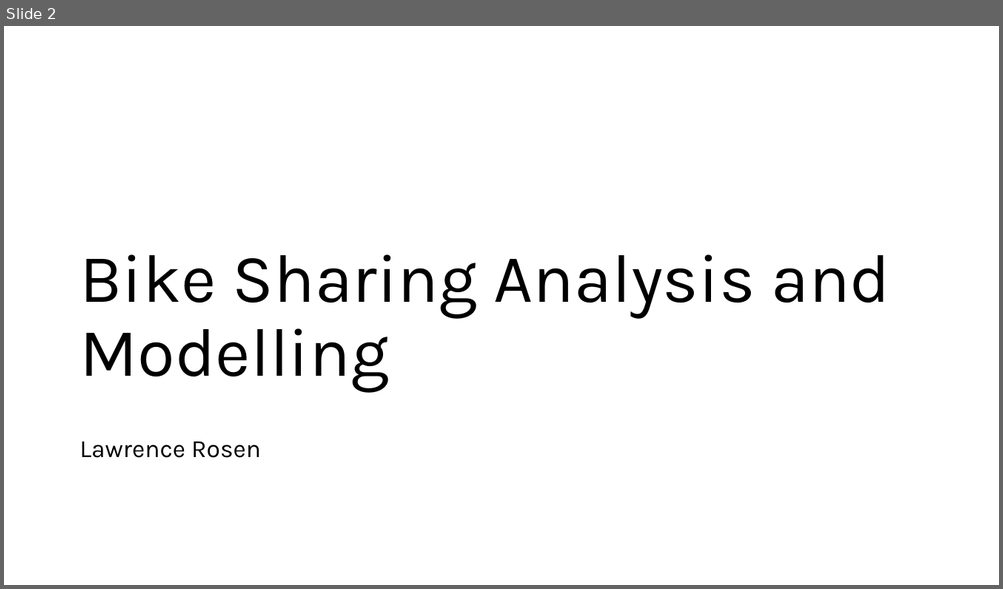
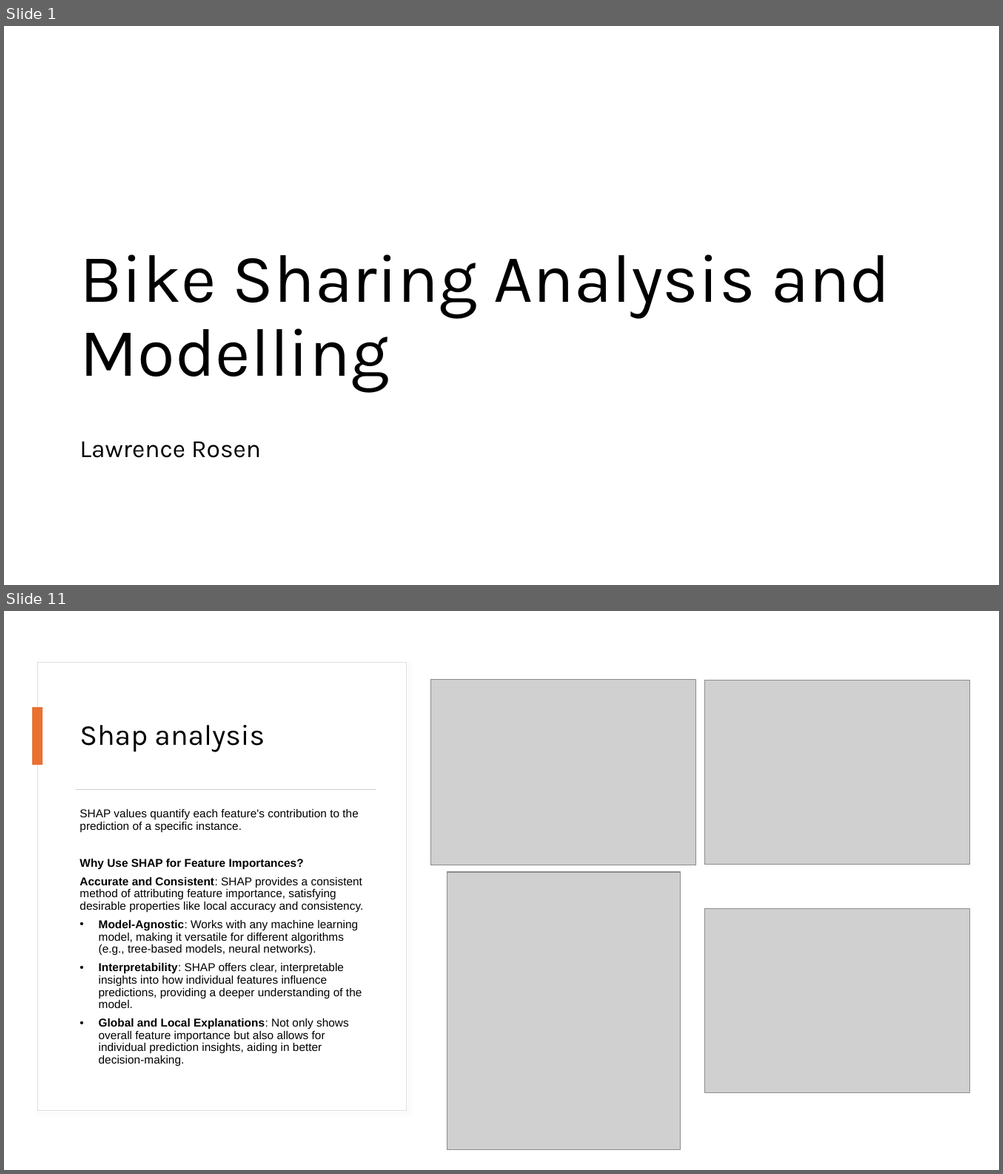
Before and after one commit to lrcode97/bike_demand_2025, a slide deck: presentation.pptx. Shown one above the other, each under a label of ours: slide 2 before the commit, slides 1 and 11 after it; the slides between them are not shown. The pictures are 1003x589 and 1003x1174 pixels, drawn with LibreOffice and Linux fonts; fonts in the diff are those of the drawing; grey boxes stand for pictures. Boxes give left, top, right and bottom in pixels: in the first picture for what was removed or moved away, otherwise in the second. Text is boxed around its words. In the diff, an @@ line names an element or a change of style, - is before the commit and + after.

```diff
--- a/presentation.pptx
+++ b/presentation.pptx
@@ slide 11 added at (4,611,999,1170), background #FFFFFF @@
@@ rectangle added at (37,663,406,1111), fill #FFFFFF, outline #DEDEDE 0.75 pt @@
@@ picture added at (431,680,696,866) @@
@@ picture added at (705,680,970,865) @@
@@ rectangle added at (32,707,42,765), fill #E97132 @@
@@ title added at (79,725,264,752), 28 pt, text #000000 @@
+Shap analysis
@@ rectangle added at (76,789,376,790), fill #D5D5D5 @@
@@ text added at (79,809,364,1066), 11 pt, text #000000 @@
+SHAP values quantify each feature's contribution to the prediction of a specific instance.
+Why Use SHAP for Feature Importances?
+Accurate and Consistent: SHAP provides a consistent method of attributing feature importance, satisfying desirable properties like local accuracy and consistency.
+• Model-Agnostic: Works with any machine learning model, making it versatile for different algorithms (e.g., tree-based models, neural networks).
+• Interpretability: SHAP offers clear, interpretable insights into how individual features influence predictions, providing a deeper understanding of the model.
+• Global and Local Explanations: Not only shows overall feature importance but also allows for individual prediction insights, aiding in better decision-making.
@@ picture added at (447,872,680,1150) @@
@@ picture added at (705,908,970,1093) @@
@@ what was slide 2 is now slide 1 @@
```
Also in this commit, not shown: 6 slides changed, 7 other slides added, 9 slides removed, 12 other files.
